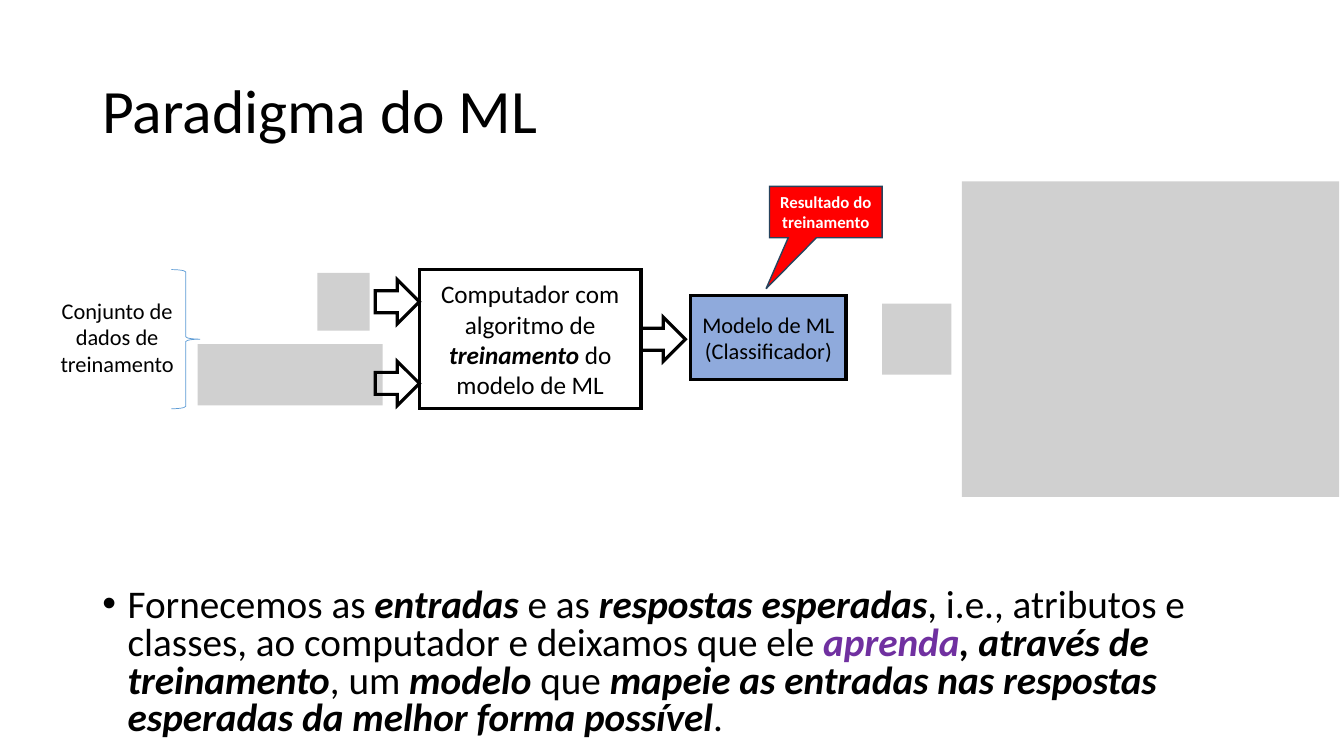
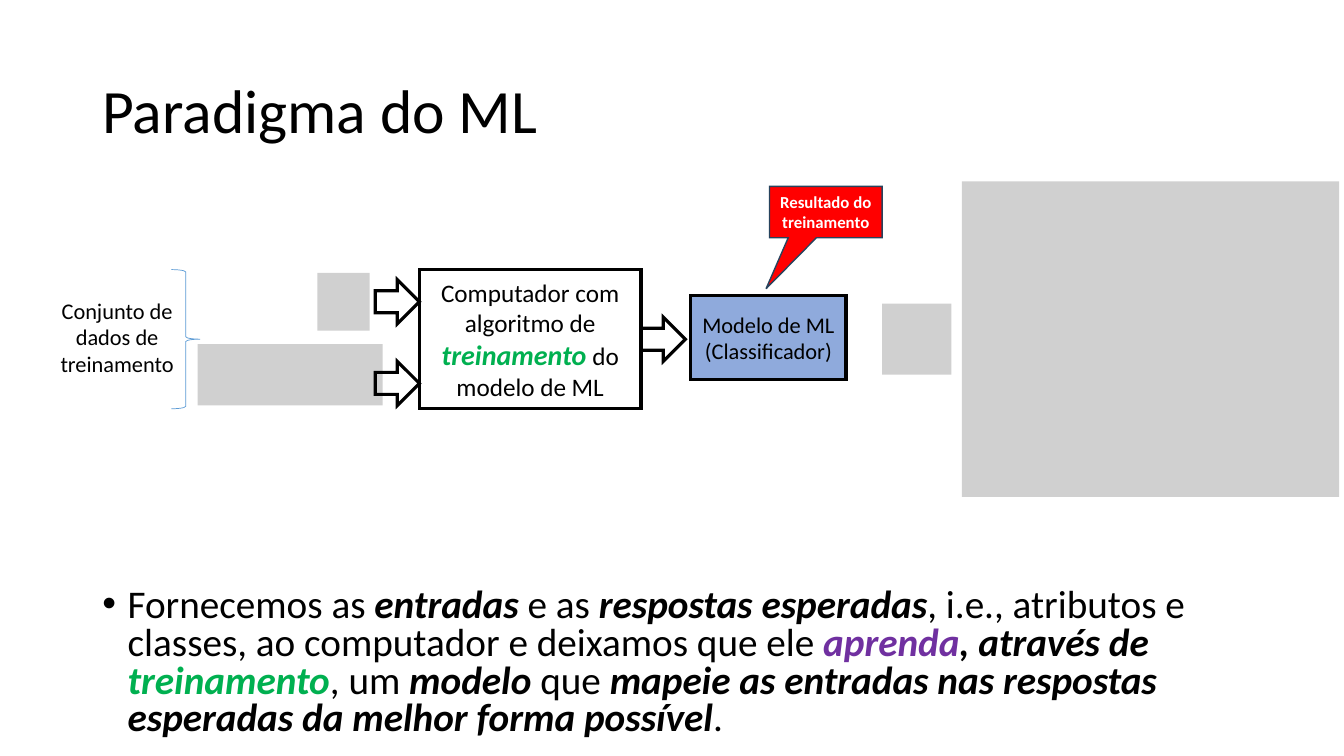
Before and after one commit to zz4fap/t320_aprendizado_de_maquina, a slide deck: slide 8 of slides/Lab1_Ex2.pptx (slide 7 before the commit). Drawn at 1344x756 pixels with LibreOffice and Linux fonts; fonts in the diff are those of the drawing; grey boxes stand for pictures. Boxes give left, top, right and bottom in pixels: in the first picture for what was removed or moved away, otherwise in the second. Text is boxed around its words. In the diff, an @@ line names an element or a change of style, - is before the commit and + after.

```diff
--- a/slides/Lab1_Ex2.pptx
+++ b/slides/Lab1_Ex2.pptx
@@ rectangle "Computador com algoritmo de treinamento ..." at box(419, 270, 641, 409): size 18 to 20 pt, text colour #000000 to #00B050 in "treinamento" @@
@@ text "Fornecemos as entradas e as ..." at box(128, 590, 1184, 737): text colour #000000 to #00B050 in "treinamento," @@
```
Also in this commit, not shown: 3 other slides changed, 1 slide added, 1 other file.
